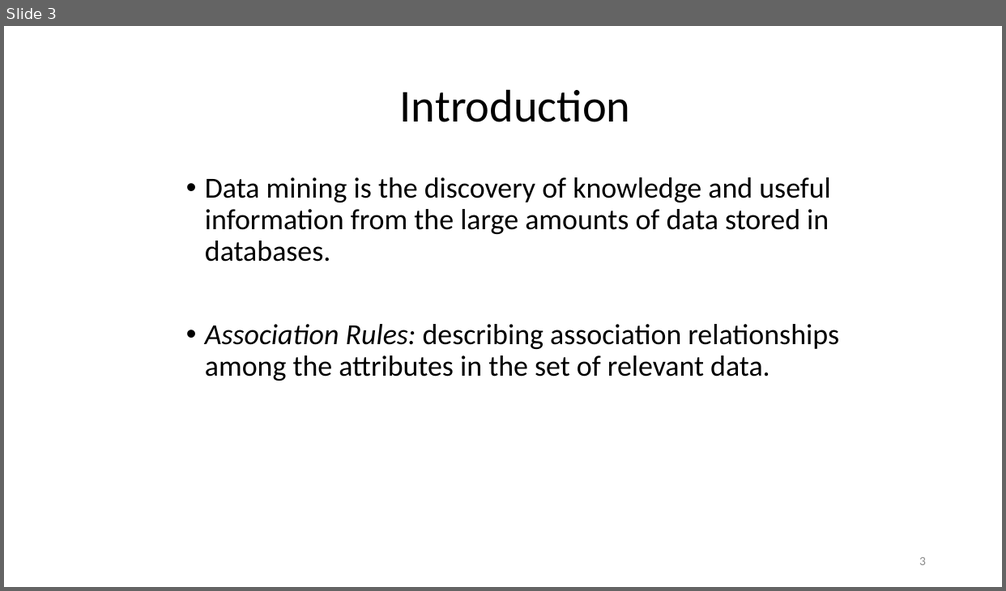
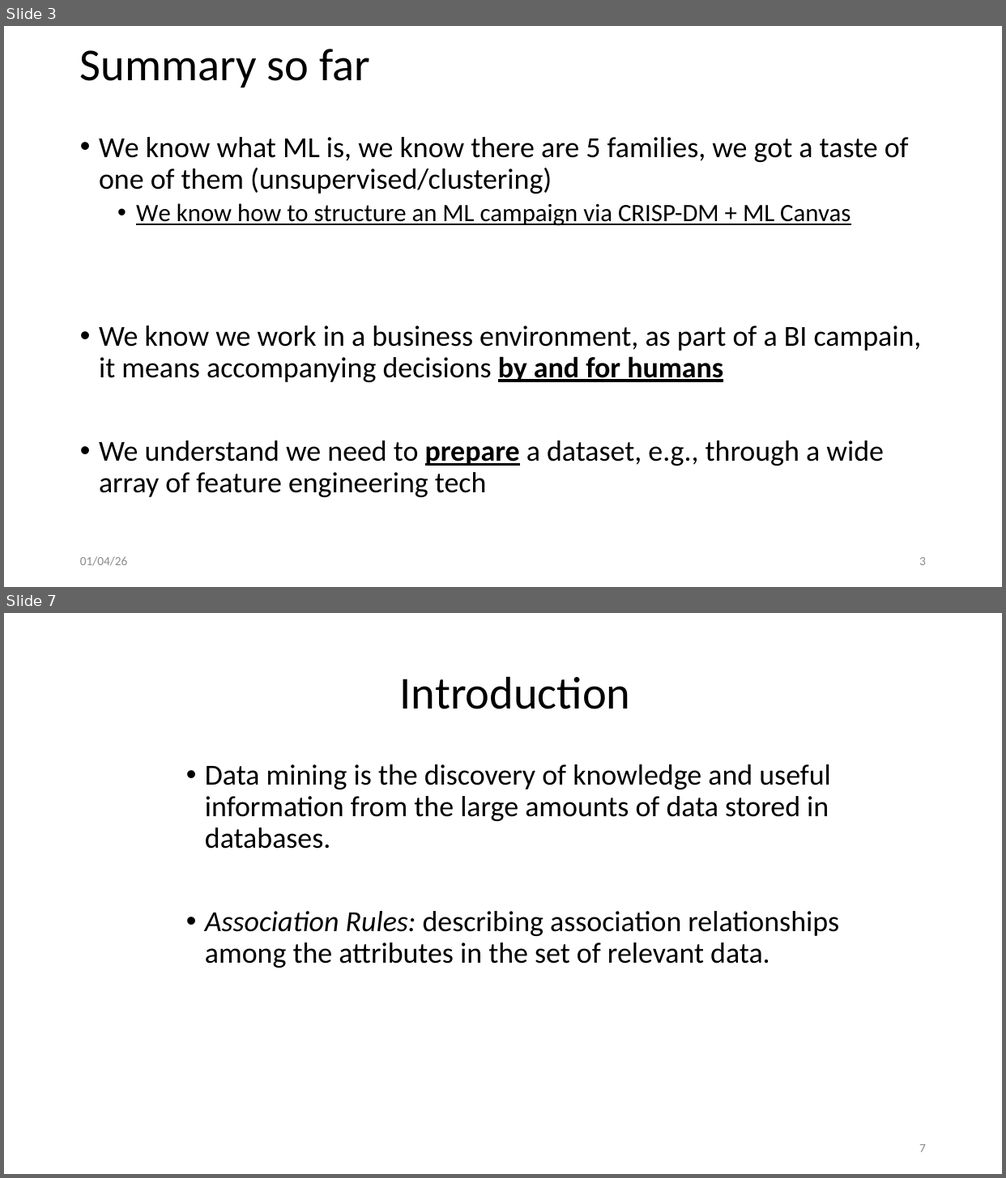
Before and after one commit to SannioAnalytics/Online-Materials, a slide deck: 13. Association Rule Mining.pptx. Shown one above the other, each under a label of ours: slide 3 before the commit, slides 3 and 7 after it; the slides between them are not shown. The pictures are 1006x591 and 1006x1178 pixels, drawn with LibreOffice and Linux fonts; fonts in the diff are those of the drawing. Boxes give left, top, right and bottom in pixels: in the first picture for what was removed or moved away, otherwise in the second. Text is boxed around its words. In the diff, an @@ line names an element or a change of style, - is before the commit and + after.

```diff
--- a/13. Association Rule Mining.pptx
+++ b/13. Association Rule Mining.pptx
@@ slide 3 added at (4,26,1002,587), background #FFFFFF @@
@@ title added at (80,49,370,88), 44 pt, text #000000 @@
+Summary so far
@@ text added at (99,137,922,497), 28 pt, text #000000 @@
+• We know what ML is, we know there are 5 families, we got a taste of one of them (unsupervised/clustering)
+  • We know how to structure an ML campaign via CRISP-DM + ML Canvas
+• We know we work in a business environment, as part of a BI campain, it means accompanying decisions by and for humans
+• We understand we need to prepare a dataset, e.g., through a wide array of feature engineering tech
@@ text added at (80,557,128,566), 12 pt, text #8C8C8C @@
+01/04/26
@@ page number added at (919,557,926,565), 12 pt, text #8C8C8C @@
+3
@@ what was slide 3 is now slide 7 @@
@@ page number at (919,1144,926,1152): text changed @@
-3
+7
```
Also in this commit, not shown: 1 slide changed, 4 other slides added, 1 slide removed, 1 other file.
